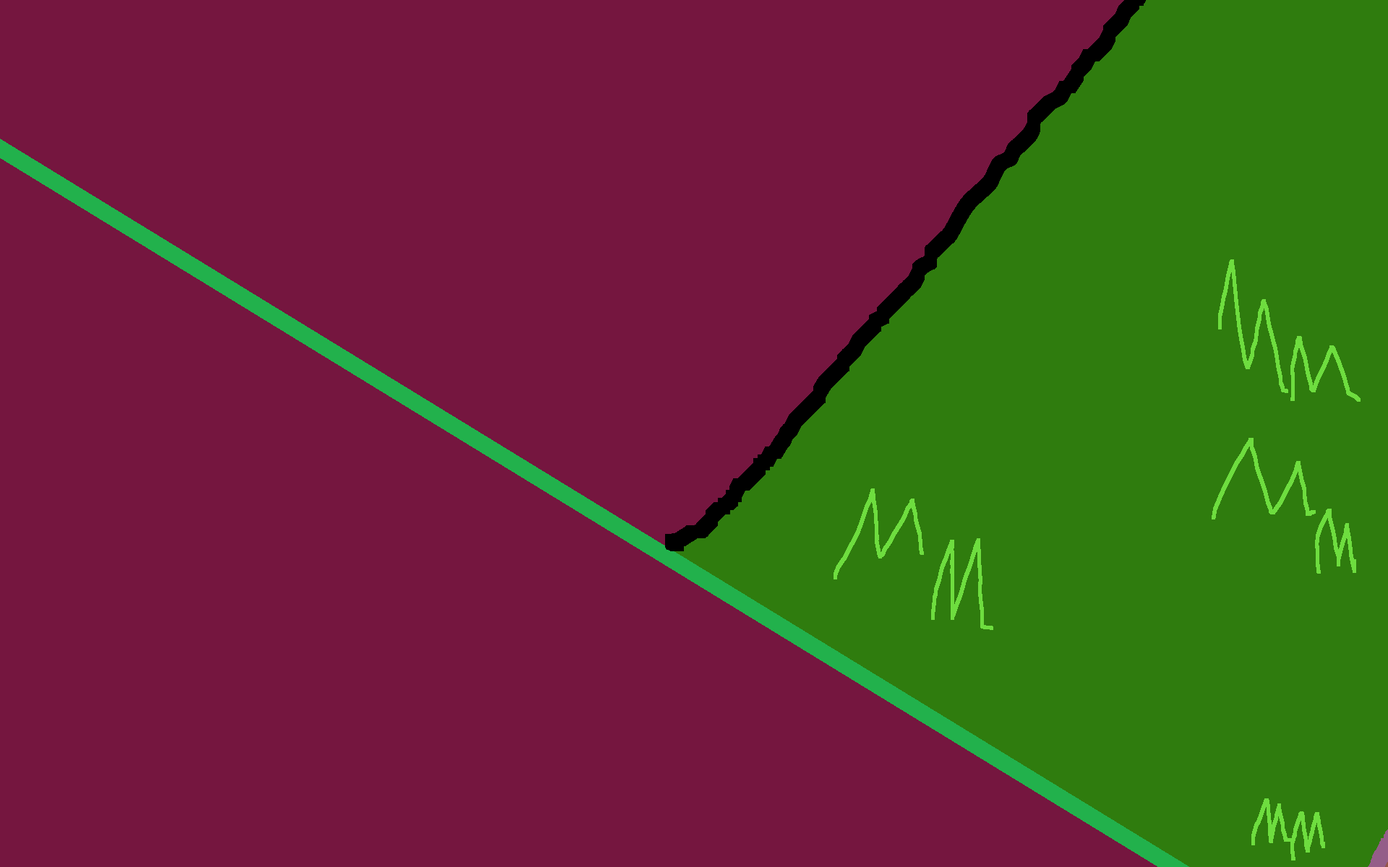
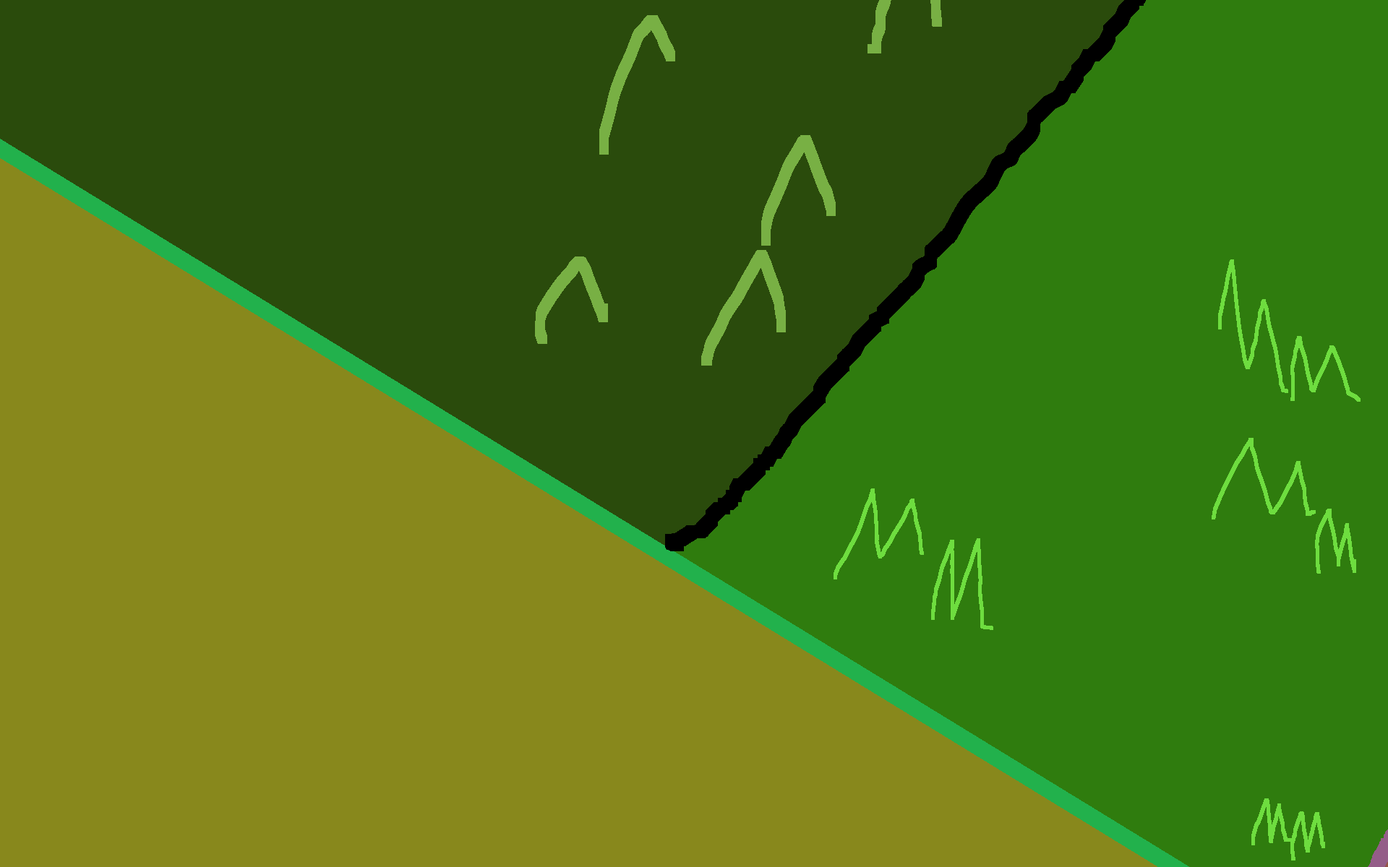
Comparing the layer stacks of the two 1388x867 images. Changes:
painted on "貼り付けられたレイヤー #1" over [0, 0, 1158, 867]
painted on "貼り付けられたレイヤー" over [0, 0, 1158, 867]
